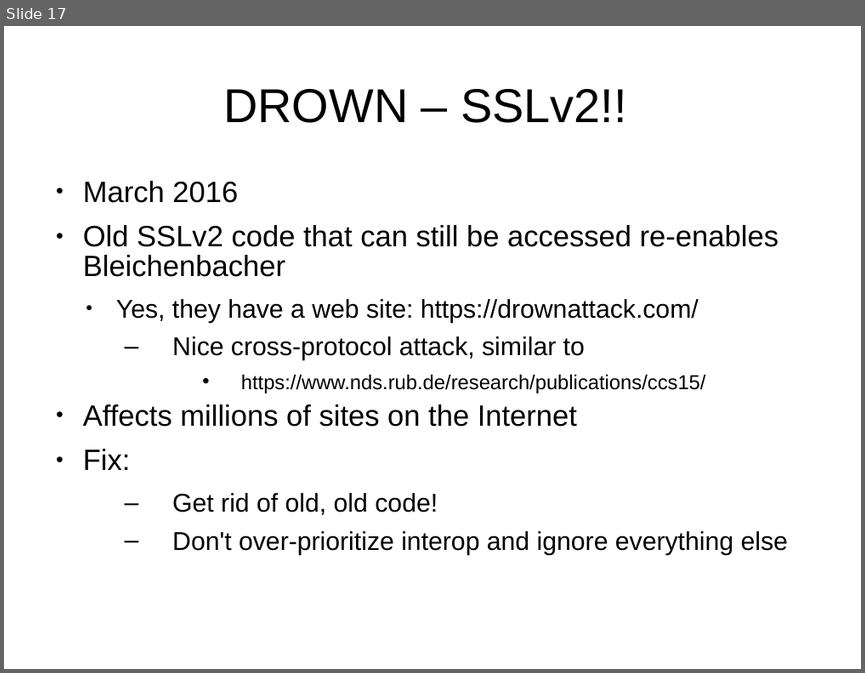
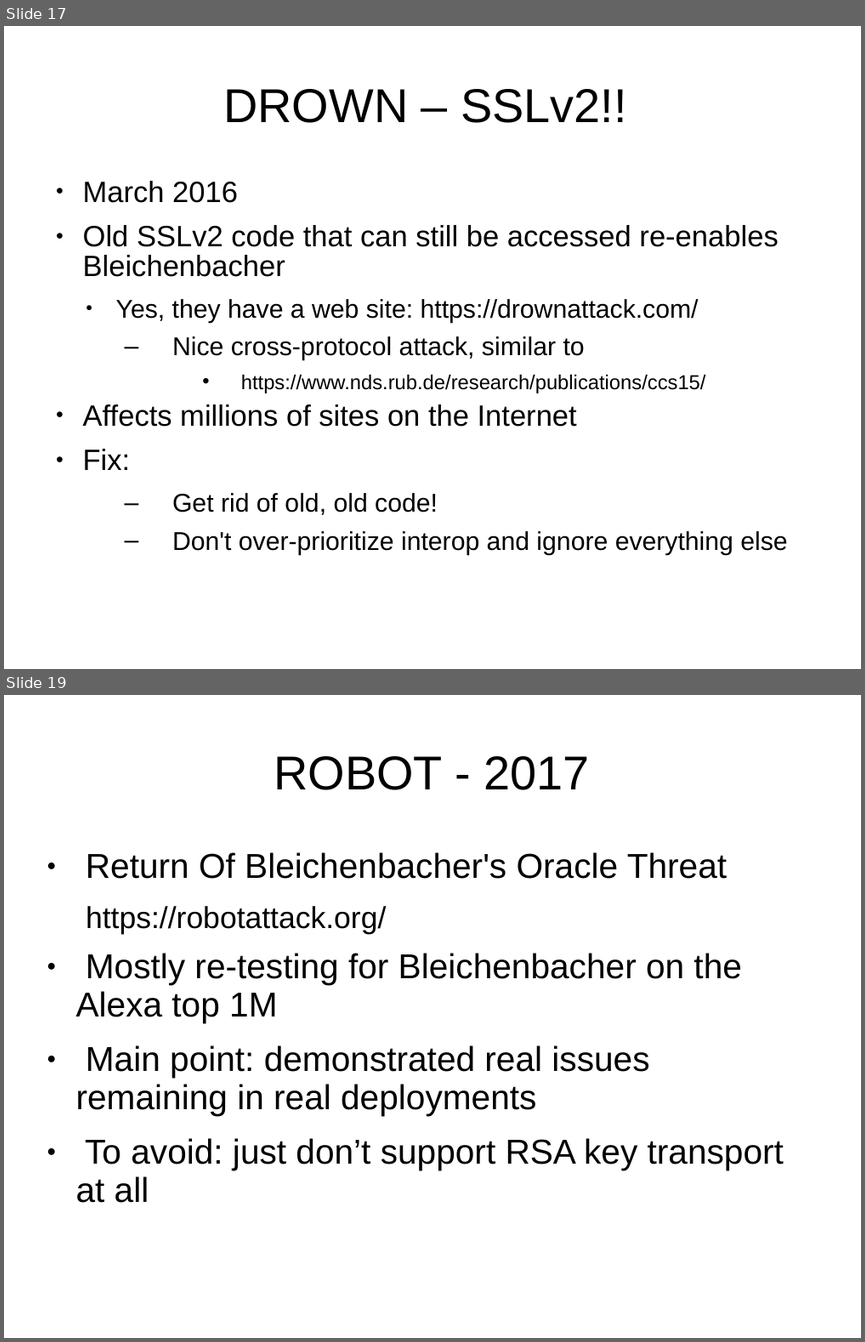
Before and after one commit to sftcd/cs7053, a slide deck: 2016lectures/07-tls-problems.ppt. Shown one above the other, each under a label of ours: slide 17 before the commit, slides 17 and 19 after it; the slides between them are not shown. The pictures are 865x673 and 865x1342 pixels, drawn with LibreOffice and Linux fonts; fonts in the diff are those of the drawing. Boxes give left, top, right and bottom in pixels: in the first picture for what was removed or moved away, otherwise in the second. Text is boxed around its words. In the diff, an @@ line names an element or a change of style, - is before the commit and + after.

```diff
--- a/2016lectures/07-tls-problems.ppt
+++ b/2016lectures/07-tls-problems.ppt
@@ slide 19 added at [4, 695, 861, 1338], background #FFFFFF @@
@@ title added at [273, 756, 590, 790], 44 pt, text #000000 @@
+ROBOT - 2017
@@ text added at [76, 852, 783, 1202], 32 pt, text #000000 @@
+● Return Of Bleichenbacher's Oracle Threat
+  https://robotattack.org/
+● Mostly re-testing for Bleichenbacher on the Alexa top 1M
+● Main point: demonstrated real issues remaining in real deployments
+● To avoid: just don’t support RSA key transport at all
```
Also in this commit, not shown: 26 other slides changed, 3 other slides added, 1 slide removed, 4 other files.
